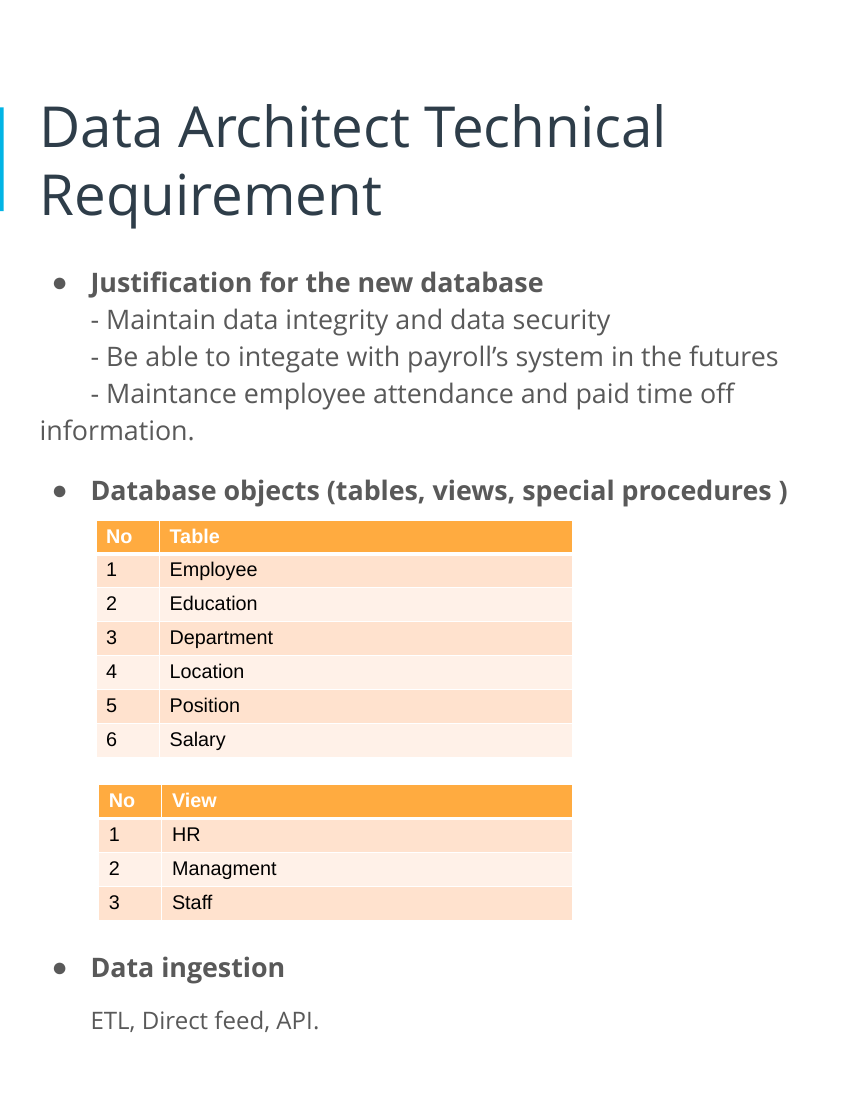
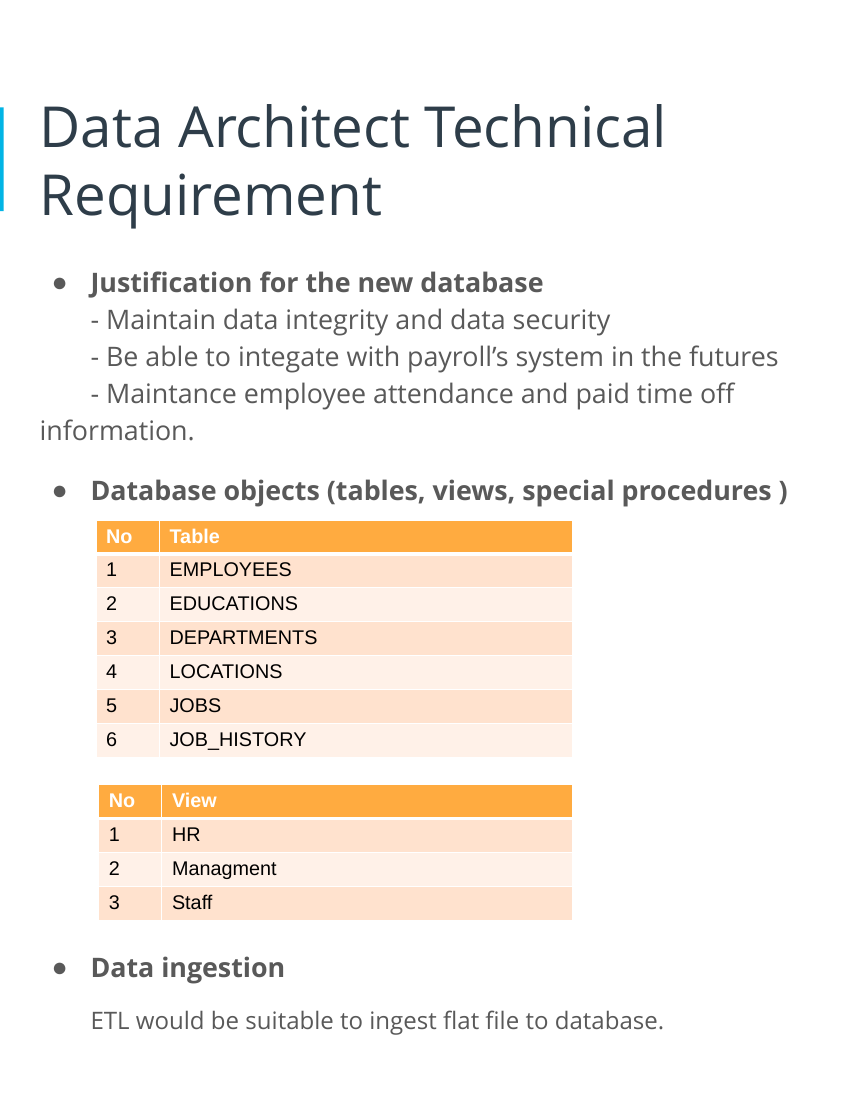
Before and after one commit to fuongcao/udacity-data-achitect, a slide deck: slide 8 of 1- Designing an HR Database/proposal.pptx. Drawn at 865x1120 pixels with LibreOffice and Linux fonts; fonts in the diff are those of the drawing. Boxes give left, top, right and bottom in pixels: in the first picture for what was removed or moved away, otherwise in the second. Text is boxed around its words. In the diff, an @@ line names an element or a change of style, - is before the commit and + after.

```diff
--- a/1- Designing an HR Database/proposal.pptx
+++ b/1- Designing an HR Database/proposal.pptx
@@ table at (96,520,573,757) @@
-row 2, column 2: Employee
+row 2, column 2: EMPLOYEES
-row 3, column 2: Education
+row 3, column 2: EDUCATIONS
-row 4, column 2: Department
+row 4, column 2: DEPARTMENTS
-row 5, column 2: Location
+row 5, column 2: LOCATIONS
-row 6, column 2: Position
+row 6, column 2: JOBS
-row 7, column 2: Salary
+row 7, column 2: JOB_HISTORY
@@ text at (91,1010,664,1035): text changed @@
-ETL, Direct feed, API.
+ETL would be suitable to ingest flat file to database.
```
Also in this commit, not shown: 2 other slides changed, 1 slide added.
